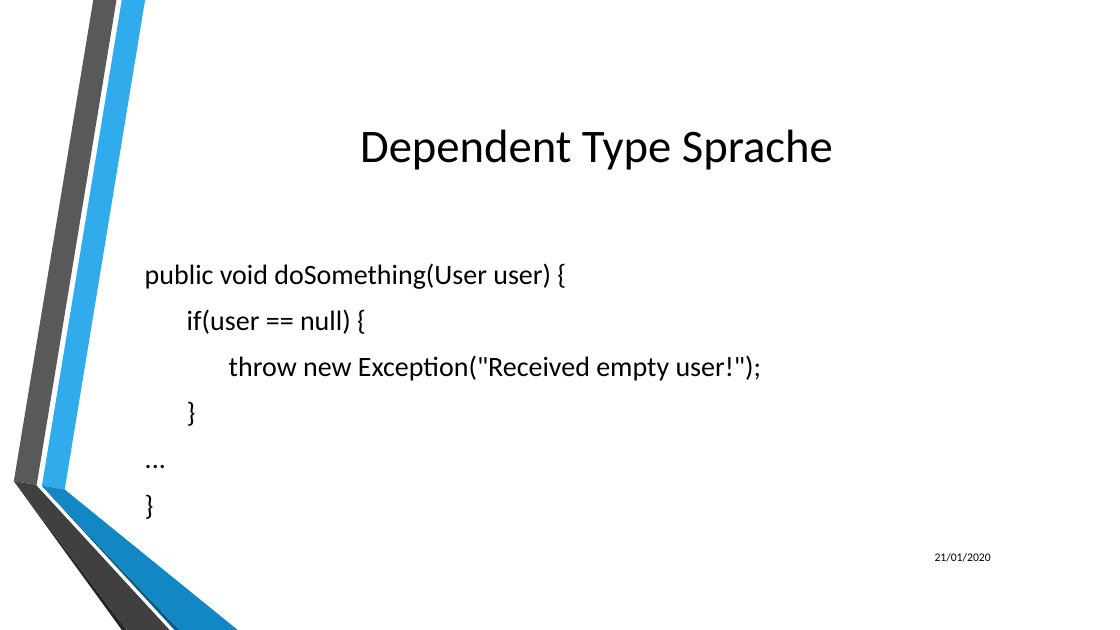
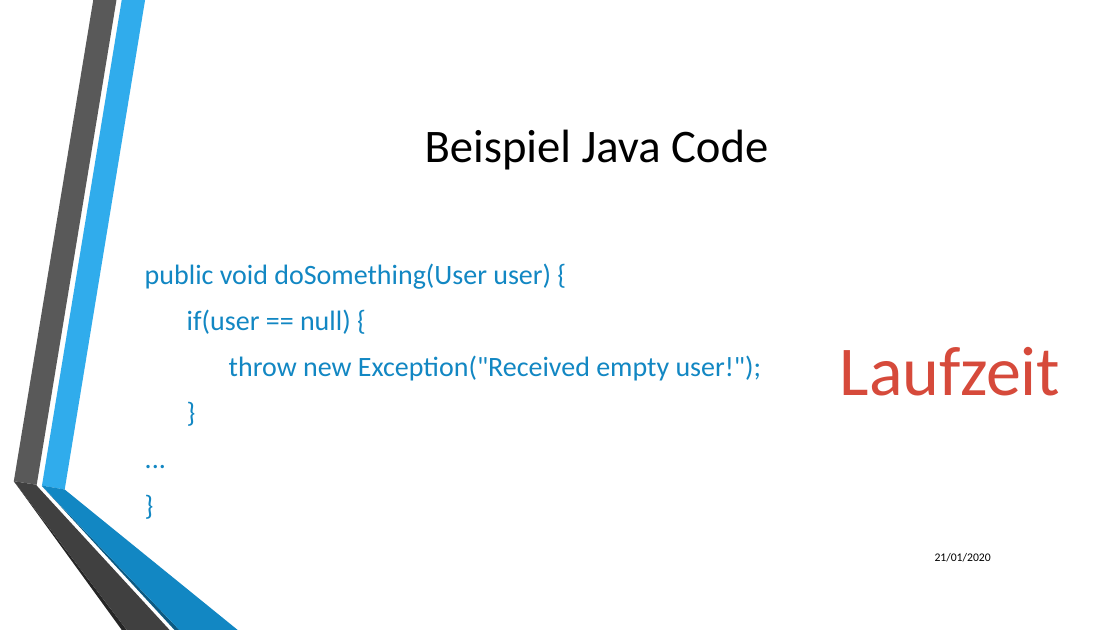
Before and after one commit to LukasKiederle/seminar-coq, a slide deck: slide 13 of final-presentation.pptx (slide 11 before the commit). Drawn at 1120x630 pixels with LibreOffice and Linux fonts; fonts in the diff are those of the drawing; background and template pictures are left out. Boxes give left, top, right and bottom in pixels: in the first picture for what was removed or moved away, otherwise in the second. Text is boxed around its words. In the diff, an @@ line names an element or a change of style, - is before the commit and + after.

Commit message:
first finished type for presentation

```diff
--- a/final-presentation.pptx
+++ b/final-presentation.pptx
@@ title at bbox=[425, 129, 768, 170]: text changed @@
-Dependent Type Sprache
+Beispiel Java Code
@@ text "public void doSomething(User user) {" at bbox=[145, 263, 762, 381]: text colour #000000 to #1287C3 @@
@@ text added at bbox=[840, 347, 1061, 396], 60 pt, text #D64A3B @@
+Laufzeit
```
Also in this commit, not shown: 5 other slides changed, 11 slides added.
